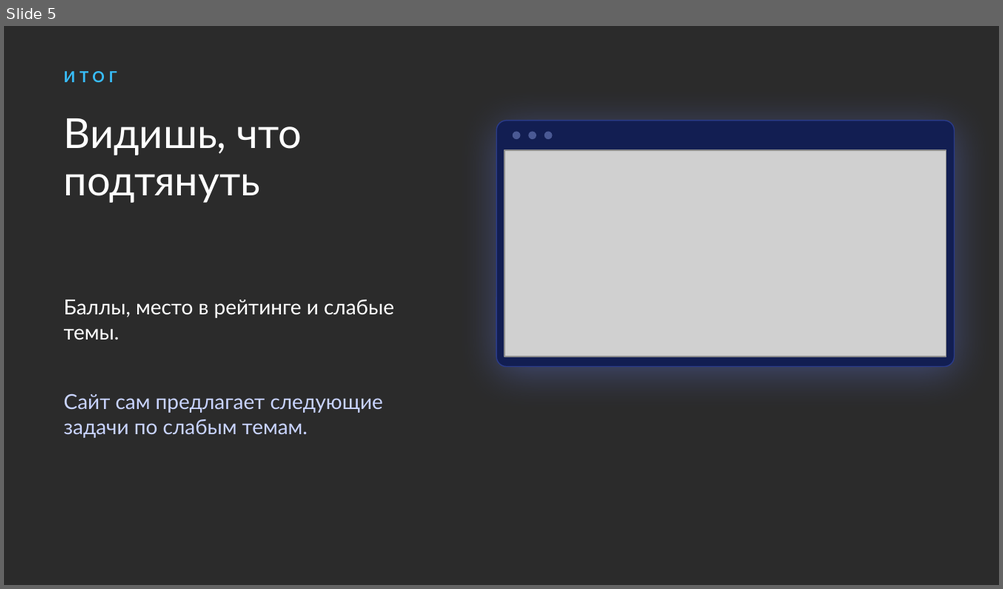
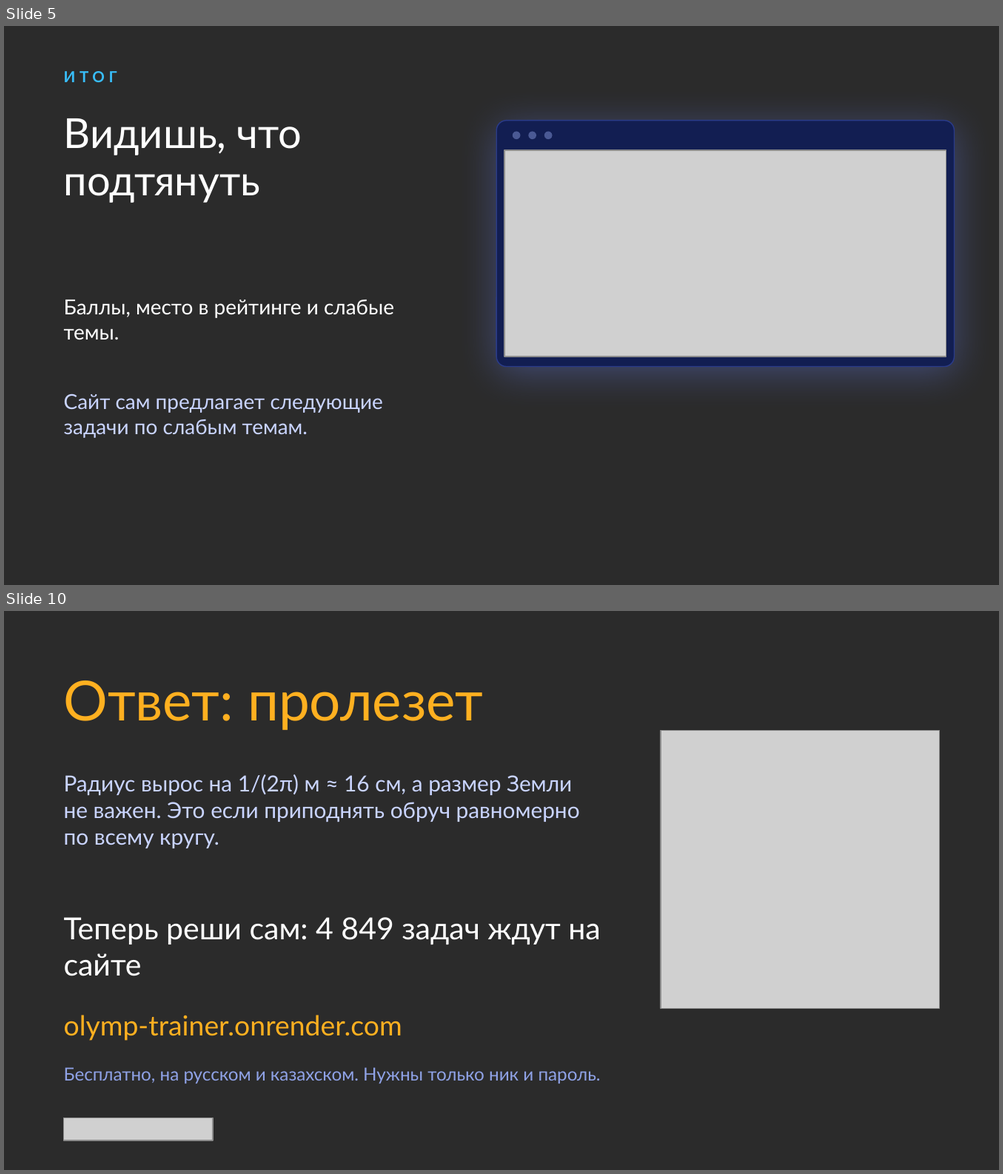
Before and after one commit to nagayevarsen/olymp-trainer, a slide deck: docs/handoff/olymp-trainer.pptx. Shown one above the other, each under a label of ours: slide 5 before the commit, slides 5 and 10 after it; the slides between them are not shown. The pictures are 1003x589 and 1003x1174 pixels, drawn with LibreOffice and Linux fonts; fonts in the diff are those of the drawing; grey boxes stand for pictures; background and template pictures are left out; a plain dark background stands for a picture behind light text. Boxes give left, top, right and bottom in pixels: in the first picture for what was removed or moved away, otherwise in the second. Text is boxed around its words. In the diff, an @@ line names an element or a change of style, - is before the commit and + after.

Commit message:
Презентация: vs, слайд для образовательных центров, задача 7 класса, ответ на загадку в финале; 25 новых шаблонов по олимпиадам

```diff
--- a/docs/handoff/olymp-trainer.pptx
+++ b/docs/handoff/olymp-trainer.pptx
@@ slide 10 added at (4, 611, 999, 1170), background picture (left out) @@
@@ text added at (64, 681, 483, 730), 40 pt, text #FFB020 @@
+Ответ: пролезет
@@ picture added at (660, 730, 939, 1009) @@
@@ text added at (64, 775, 580, 849), 16 pt, text #C9D4FF @@
+Радиус вырос на 1/(2π) м ≈ 16 см, а размер Земли не важен. Это если приподнять обруч равномерно по всему кругу.
@@ text added at (64, 917, 600, 977), 22 pt, text #FFFFFF @@
+Теперь реши сам: 4 849 задач ждут на сайте
@@ text added at (64, 1015, 402, 1041), 20 pt, text #FFB020 @@
+olymp-trainer.onrender.com
@@ text added at (64, 1068, 600, 1084), 13 pt, text #8FA2E6 @@
+Бесплатно, на русском и казахском. Нужны только ник и пароль.
@@ picture added at (64, 1118, 213, 1141) @@
```
Also in this commit, not shown: 4 slides changed, 1 other slide added, 1 slide removed, 25 other files.
